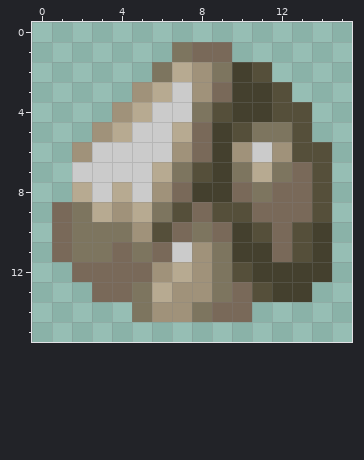
File history of a pixel-art sprite, graphics/isi.png. Above, as it was before the edit.
The file is 16x16 pixels.
After the commit:
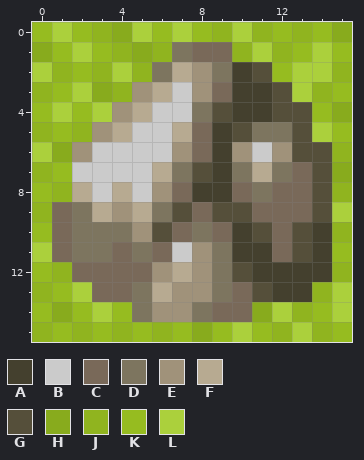
Palette (. is transparent): A #44402e  B #cbcbcb  C #796959  D #7d755f  E #a0927a  F #b7aa91  G #554f3a  H #88ab1d  J #90b41f  K #96bc20  L #abd03c
Difference:
The edit adds colour H in row 0 at x 4 and 15; in row 1 at x 0 and 5; in row 3 at x 3; in row 4 at x 15; in row 6 at x 1; in row 7 at x 15.
The edit adds colour H in row 14 at x 1 and 11; in row 15 at x 8.
The edit adds colour J in row 0 at x 3, 9, 11 and 13; in row 1 at x 4, 6, 10 and 12; in row 2 at x 1, 3, 5 and 15; in row 3 at x 0, 4 and 14; in row 5 at x 0 and 2; in row 6 at x 15.
The edit adds colour J in row 7 at x 0; in row 8 at x 1 and 15; in row 9 at x 0; in row 10 at x 15; in row 12 at x 1 and 15; in row 13 at x 0 and 14.
The edit adds colour J in row 14 at x 13; in row 15 at x 0, 2, 4, 6, 12 and 14.
The edit adds colour K in row 0 at x 0, 2, 6, 8, 12 and 14; in row 1 at x 1, 3, 13 and 15; in row 2 at x 2 and 12; in row 3 at x 1 and 15; in row 4 at x 0, 2 and 14; in row 5 at x 1 and 15.
The edit adds colour K in row 7 at x 1; in row 8 at x 0; in row 10 at x 0; in row 11 at x 15; in row 12 at x 0; in row 13 at x 1.
The edit adds colour K in row 14 at x 0, 2, 4 and 14; in row 15 at x 1, 3, 5, 7, 9, 11 and 15.
The edit adds colour L in row 0 at x 1, 5, 7 and 10; in row 1 at x 2, 11 and 14; in row 2 at x 0, 4 and 13 to 14; in row 3 at x 2 and 13; in row 4 at x 1 and 3; in row 5 at x 14.
The edit adds colour L in row 6 at x 0; in row 9 at x 15; in row 11 at x 0; in row 13 at x 2 and 15; in row 14 at x 3, 12 and 15; in row 15 at x 10 and 13.
Pixel boxes of the changes (left, top, right, bottom) in both pictures:
added: (32, 22, 352, 342)
